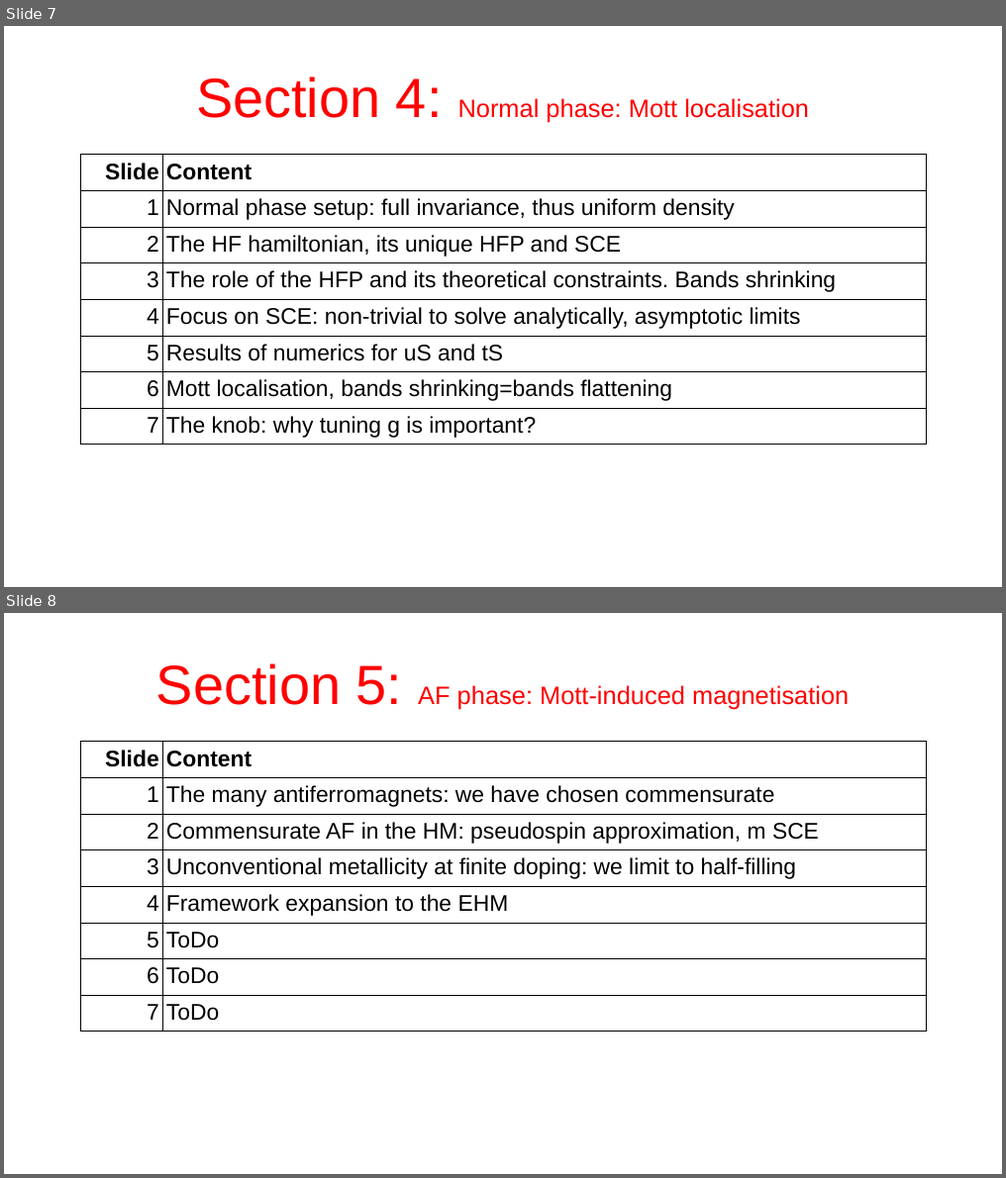
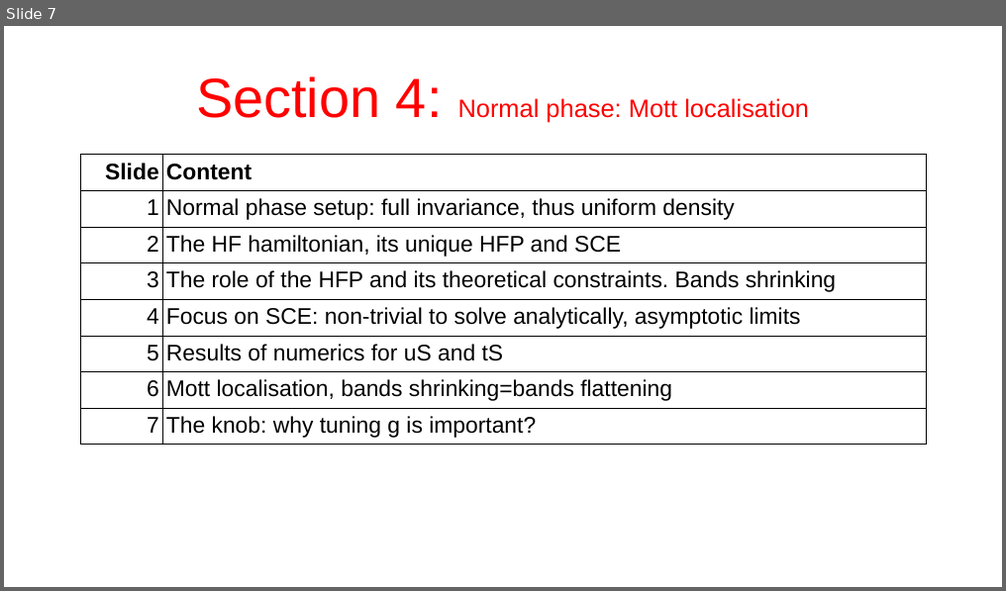
Before and after one commit to nepero27178/EHM-HF, a slide deck: Slides/draft.odp. Shown one above the other, each under a label of ours: slides 7 and 8 before the commit, slide 7 after it. The pictures are 1006x1178 and 1006x591 pixels, drawn with LibreOffice and Linux fonts; fonts in the diff are those of the drawing. Boxes give left, top, right and bottom in pixels: in the first picture for what was removed or moved away, otherwise in the second. Text is boxed around its words. In the diff, an @@ line names an element or a change of style, - is before the commit and + after.

Commit message:
progress on slides

```diff
--- a/Slides/draft.odp
+++ b/Slides/draft.odp
@@ slide 8 removed at box(4, 613, 1002, 1174), background #FFFFFF @@
@@ title removed at box(156, 663, 848, 709) @@
-Section 5: AF phase: Mott-induced magnetisation
@@ table removed at box(80, 742, 926, 1025), 8 rows, 2 columns @@
-Slide | Content
-1 | The many antiferromagnets: we have chosen commensurate
-2 | Commensurate AF in the HM: pseudospin approximation, m SCE
-3 | Unconventional metallicity at finite doping: we limit to half-filling
-4 | Framework expansion to the EHM
-5 | ToDo
-6 | ToDo
-7 | ToDo
```
Also in this commit, not shown: 1 slide added, 35 other files.
